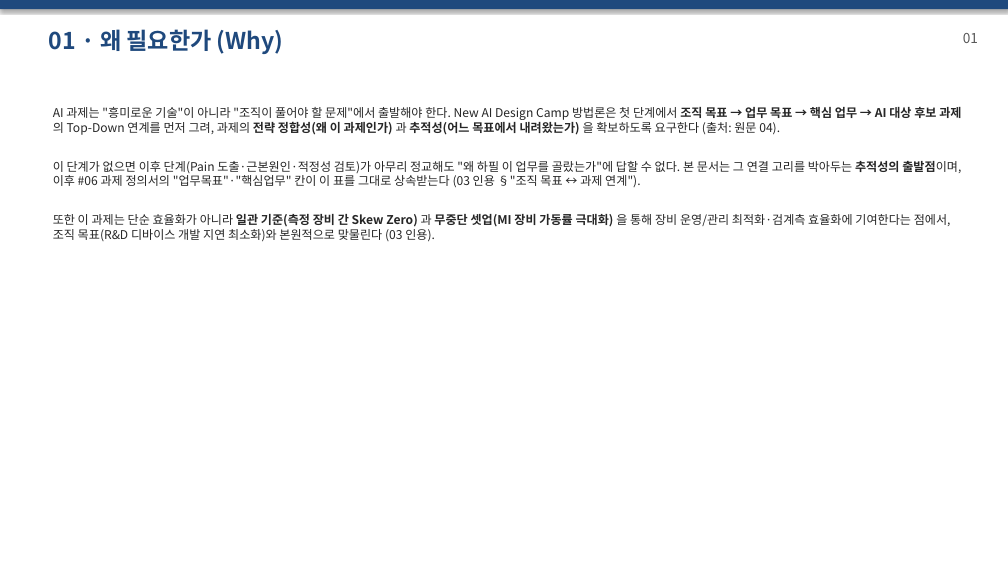
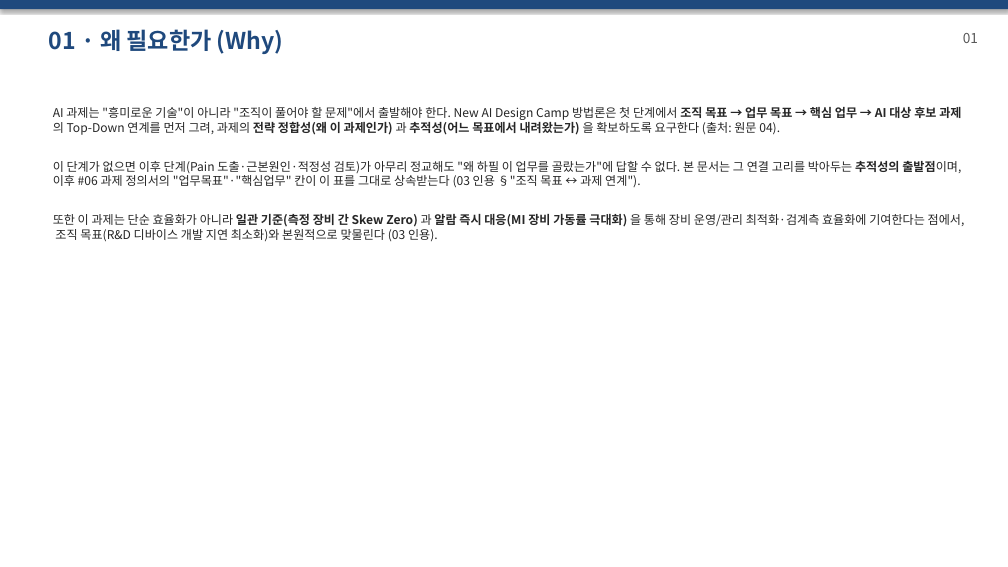
Before and after one commit to DarrenKoi/pm_notes, a slide deck: slide 2 of my-task/AIX_POC/프로젝트_smart_align_agent/07-적용_CDSEM_실행기획_세트.pptx. Drawn at 1008x567 pixels with LibreOffice and Linux fonts; fonts in the diff are those of the drawing. Boxes give left, top, right and bottom in pixels: in the first picture for what was removed or moved away, otherwise in the second. Text is boxed around its words. In the diff, an @@ line names an element or a change of style, - is before the commit and + after.

```diff
--- a/my-task/AIX_POC/프로젝트_smart_align_agent/07-적용_CDSEM_실행기획_세트.pptx
+++ b/my-task/AIX_POC/프로젝트_smart_align_agent/07-적용_CDSEM_실행기획_세트.pptx
@@ text at bbox=[53, 214, 965, 241]: text changed @@
-또한 이 과제는 단순 효율화가 아니라 일관 기준(측정 장비 간 Skew Zero) 과 무중단 셋업(MI 장비 가동률 극대화) 을 통해 장비 운영/관리 최적화·검계측 효율화에 기여한다는 점에서, 조직 목표(R&D 디바이스 개발 지연 최소화)와 본원적으로 맞물린다 (03 인용).
+또한 이 과제는 단순 효율화가 아니라 일관 기준(측정 장비 간 Skew Zero) 과 알람 즉시 대응(MI 장비 가동률 극대화) 을 통해 장비 운영/관리 최적화·검계측 효율화에 기여한다는 점에서, 조직 목표(R&D 디바이스 개발 지연 최소화)와 본원적으로 맞물린다 (03 인용).
```
Also in this commit, not shown: 9 other slides changed, 13 other files.
